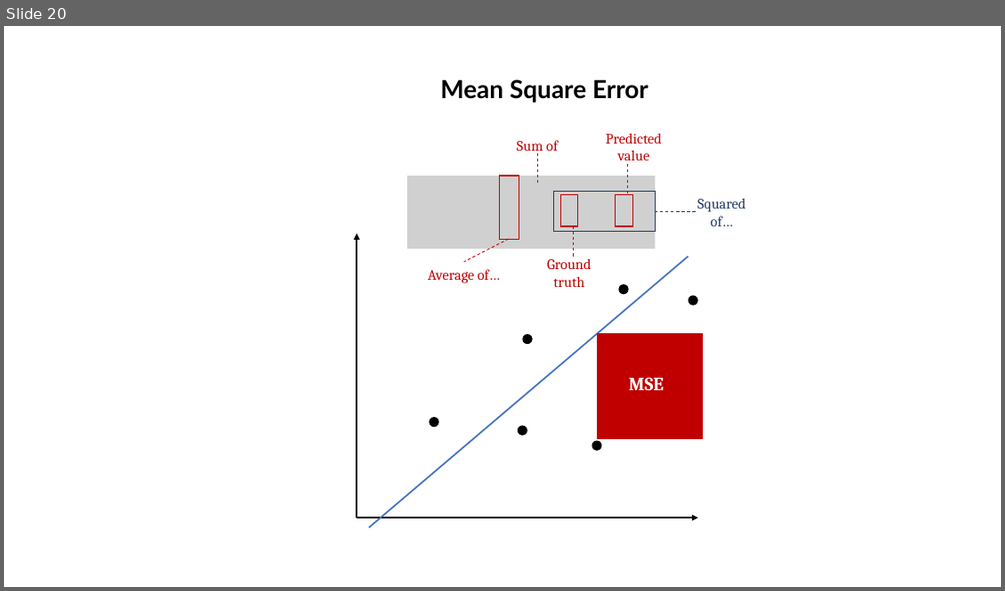
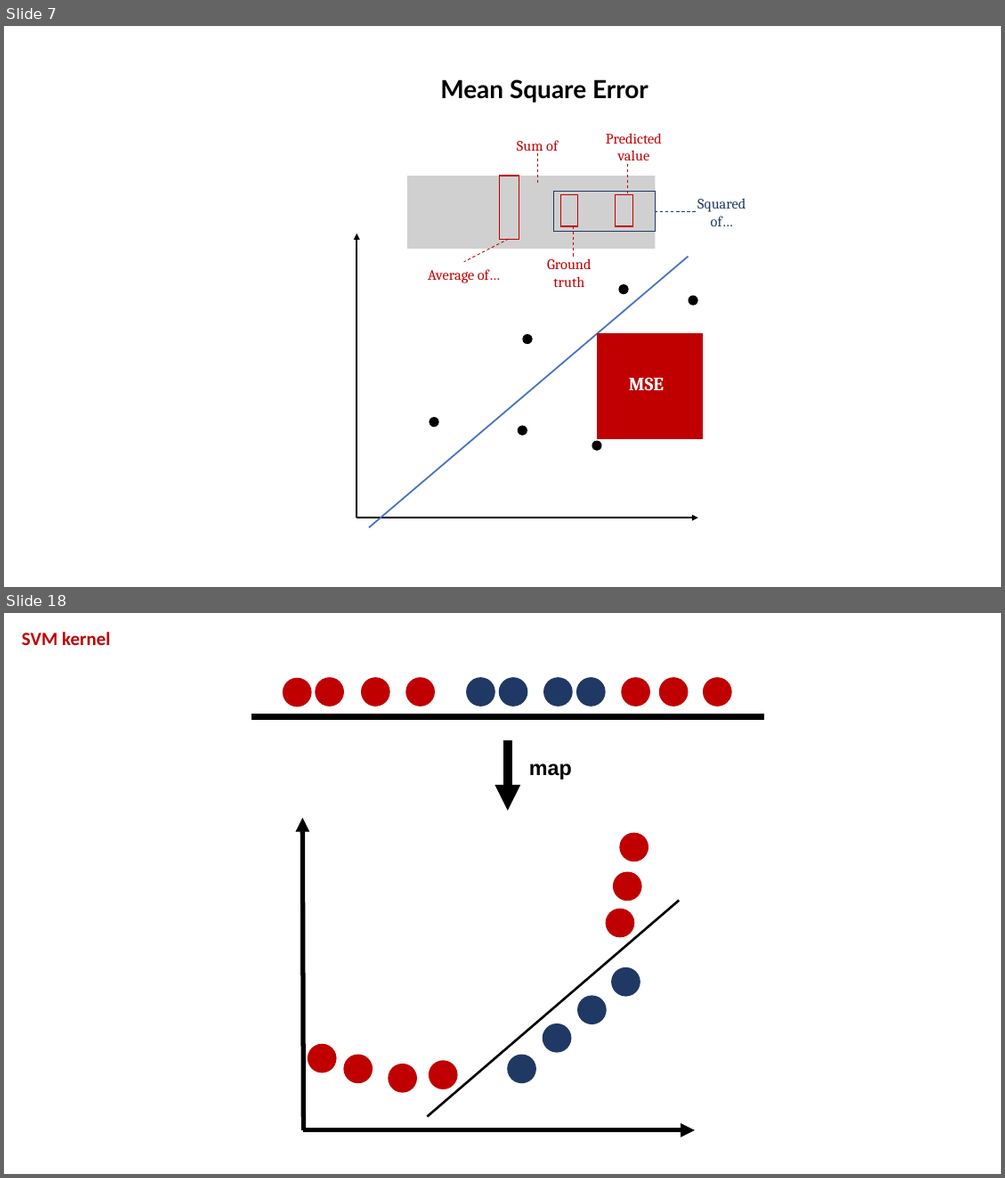
Before and after one commit to obifarin/machine-learning.ainotes, a slide deck: datasets/random_forest/illustrations.pptx. Shown one above the other, each under a label of ours: slide 20 before the commit, slides 7 and 18 after it; the slides between them are not shown. The pictures are 1005x591 and 1005x1178 pixels, drawn with LibreOffice and Linux fonts; fonts in the diff are those of the drawing; grey boxes stand for pictures. Boxes give left, top, right and bottom in pixels: in the first picture for what was removed or moved away, otherwise in the second. Text is boxed around its words. In the diff, an @@ line names an element or a change of style, - is before the commit and + after.

```diff
--- a/datasets/random_forest/illustrations.pptx
+++ b/datasets/random_forest/illustrations.pptx
@@ slide 18 added at (x1=4, y1=613, x2=1001, y2=1174), background #FFFFFF @@
@@ text added at (x1=22, y1=632, x2=110, y2=645), 18 pt, text #C00000, bold @@
+SVM kernel
@@ ellipse added at (x1=283, y1=678, x2=311, y2=706), fill #C00000, outline #C00000 1 pt @@
@@ ellipse added at (x1=316, y1=678, x2=343, y2=706), fill #C00000, outline #C00000 1 pt @@
@@ ellipse added at (x1=362, y1=678, x2=390, y2=706), fill #C00000, outline #C00000 1 pt @@
@@ ellipse added at (x1=406, y1=678, x2=435, y2=706), fill #C00000, outline #C00000 1 pt @@
@@ ellipse added at (x1=467, y1=678, x2=495, y2=706), fill #203864, outline #203864 1 pt @@
@@ ellipse added at (x1=499, y1=678, x2=527, y2=706), fill #203864, outline #203864 1 pt @@
@@ ellipse added at (x1=544, y1=678, x2=573, y2=706), fill #203864, outline #203864 1 pt @@
@@ ellipse added at (x1=577, y1=678, x2=606, y2=706), fill #203864, outline #203864 1 pt @@
@@ ellipse added at (x1=622, y1=678, x2=650, y2=706), fill #C00000, outline #C00000 1 pt @@
@@ ellipse added at (x1=660, y1=678, x2=688, y2=706), fill #C00000, outline #C00000 1 pt @@
@@ ellipse added at (x1=704, y1=678, x2=732, y2=706), fill #C00000, outline #C00000 1 pt @@
@@ line added from (251, 717) to (764, 717), #000000 6 pt @@
@@ arrow added from (508, 741) to (508, 811), #000000 8.25 pt @@
@@ text added at (x1=529, y1=763, x2=572, y2=779), 20 pt, text #000000, bold @@
+map
@@ arrow added from (304, 1130) to (302, 818), #000000 4.5 pt @@
@@ group added at (x1=307, y1=833, x2=680, y2=1116): 11 ellipses, 1 line @@
@@ arrow added from (304, 1130) to (695, 1130), #000000 4.5 pt @@
@@ what was slide 20 is now slide 7 @@
```
Also in this commit, not shown: 9 slides changed, 2 other slides added, 1 slide removed, 2 other files.
